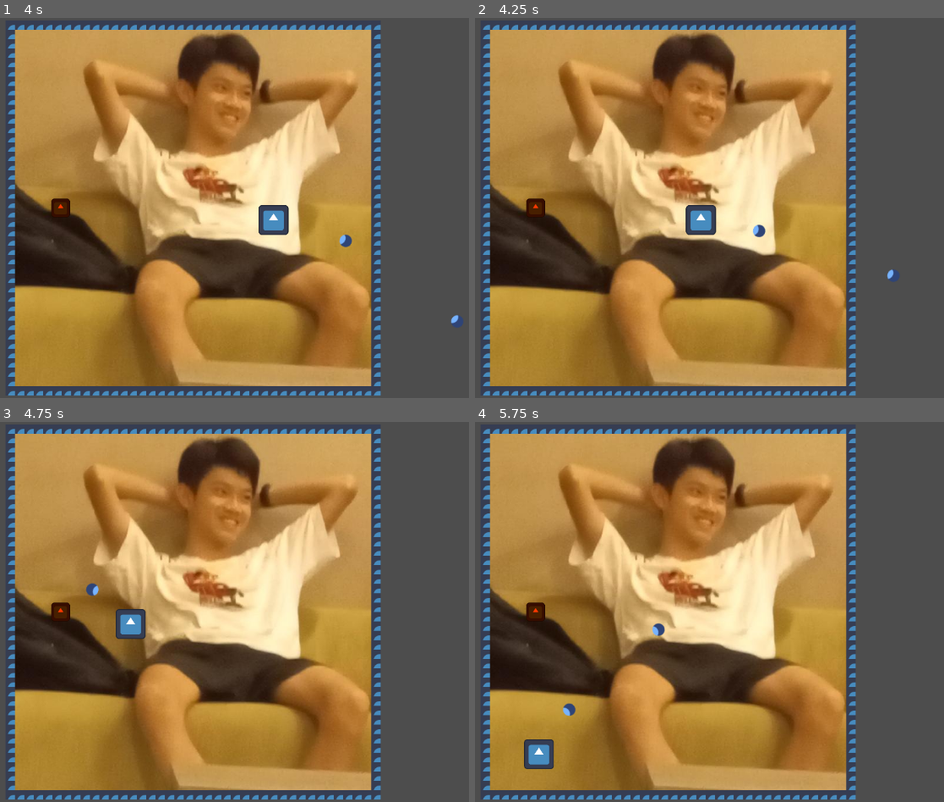
Above: before the commit, frames 1-4 (two rows, left to right).
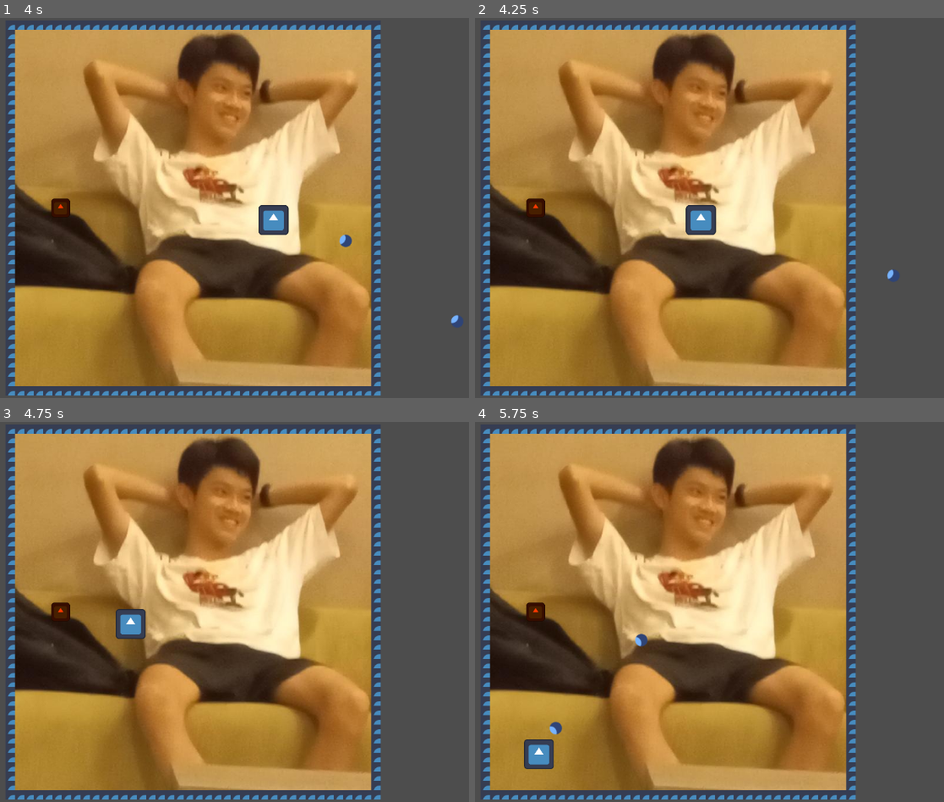
Above: after the commit, the same moments.

Repository: Darr3n2GG/guns
Game: Godot game, scene res://Worlds/movement_test.tscn
Same seed, same stepped clock (60 frames per second), same inputs: the game is played once before the commit and once after it. The project has no main scene, so this scene is started directly. The engine's default icon, where the game draws it, is replaced by a stand-in: a white triangle on a blue panel in a dark square.
Inputs (mouse positions are in pixels of both pictures, inside the frame that each line leads up to):
- Up to frame 1 (4 s): tap Enter at 0.5 s; move the mouse to (342, 189) at 0.52 s; press the mouse at (342, 189) at 0.53 s; hold D (move_right) 0.53-1.28 s; move the mouse to (56, 227) at 1.27 s; release the mouse at (56, 227) at 1.28 s; hold S (move_down) 1.28-2.03 s; click (56, 227) at 1.35 s; move the mouse to (262, 124) at 2.02 s; press the mouse at (262, 124) at 2.03 s; hold D (move_right) 2.03-2.78 s; move the mouse to (159, 284) at 2.77 s; release the mouse at (159, 284) at 2.78 s; hold W (move_up) 2.78-3.53 s; click (159, 284) at 2.85 s; move the mouse to (393, 265) at 3.52 s; press the mouse at (393, 265) at 3.53 s; hold A (move_left) from 3.53 s (still down)
- Up to frame 2 (4.25 s): keep holding A (move_left)
- Up to frame 3 (4.75 s): keep holding A (move_left); move the mouse to (outside the picture) at 4.27 s; release the mouse at (outside the picture) at 4.28 s; click (outside the picture) at 4.35 s
- Up to frame 4 (5.75 s): move the mouse to (700, 612) at 5.02 s; release A (move_left) at 5.03 s; press the mouse at (700, 612) at 5.03 s; hold S (move_down) from 5.03 s (still down)

Frame 1 is identical in both runs. In frame 2, less than 0.1% of the frame differs, in the area x 59-62%, y 54-58%; in frame 3, less than 0.1%; in frame 4, 0.3%, in the area x 15-41%, y 53-83%.

Commit message:
added reload timer for gun, cartridge and ammo ammount
-scrapped spread feature to gun

Diff:
--- a/Characters/Player/Gun.gd
+++ b/Characters/Player/Gun.gd
@@ -1,21 +1,33 @@
 extends Node2D
 
 var projectile : PackedScene = preload("res://Characters/Player/Water Droplet/water_droplet.tscn")
-@export var spread_range = 50.0
+
+func _ready() -> void:
+	setup()
+
+func setup() -> void:
+	$ReloadTimer.wait_time = Global.reload_time
 
 func _process(_delta: float) -> void:
 	look_at(get_global_mouse_position())
-	if $ShootCooldownTimer.is_stopped() and Input.is_action_pressed("shoot"):
-		if Global.player_moving:
-			var spread = Vector2(randf_range(-spread_range,spread_range),randf_range(-spread_range,spread_range))
-			shoot(spread)
-		else:
-			shoot(Vector2.ZERO)
+	if Global.cartridge > 0:
+		if Global.ammo > 0:
+			if $ShootCooldownTimer.is_stopped() and Input.is_action_pressed("shoot"):
+				shoot()
+		elif $ReloadTimer.is_stopped():
+			$ReloadTimer.start()
 
-func shoot(transform_spread : Vector2) -> void:
+
+func shoot() -> void:
 	var new_projectile = projectile.instantiate() as Sprite2D
 	owner.add_child(new_projectile)
 	new_projectile.set_as_top_level(true)
 	new_projectile.transform = global_transform
-	new_projectile.direction = global_position.direction_to(get_global_mouse_position())
+	new_projectile.get_child(1).damage = Global.ammo_damage
+	Global.ammo -= 1
 	$ShootCooldownTimer.start()
+
+
+func _on_reload_timer_timeout() -> void:
+	Global.cartridge -= 1
+	Global.ammo = Global.max_ammo
--- a/Characters/Player/Player.gd
+++ b/Characters/Player/Player.gd
@@ -21,11 +21,9 @@
 			velocity -= velocity.normalized() * friction * delta
 		else:
 			velocity = Vector2.ZERO
-		Global.player_moving = false
 	else:
 		velocity += input * acceleration * delta
 		velocity = velocity.limit_length(max_speed)
-		Global.player_moving = true
 
 	knockback = knockback.move_toward(Vector2.ZERO, knockback_resistance)
 	velocity += knockback * 10 * delta
--- a/Characters/Player/player.tscn
+++ b/Characters/Player/player.tscn
@@ -52,4 +52,8 @@
 wait_time = 0.25
 one_shot = true
 
+[node name="ReloadTimer" type="Timer" parent="Gun"]
+one_shot = true
+
 [connection signal="timeout" from="InvulnerableTimer" to="HitboxComponent" method="_on_invulnerable_timer_timeout"]
+[connection signal="timeout" from="Gun/ReloadTimer" to="Gun" method="_on_reload_timer_timeout"]
--- a/Resources/Global.gd
+++ b/Resources/Global.gd
@@ -1,4 +1,11 @@
 extends Node
 
+#player
 var player_pos : Vector2
-var player_moving : bool
+
+#gun
+var cartridge : int  = 10
+var max_ammo : int = 10
+@onready var ammo : int = max_ammo
+var ammo_damage : int = 5
+var reload_time : float = 1.5
